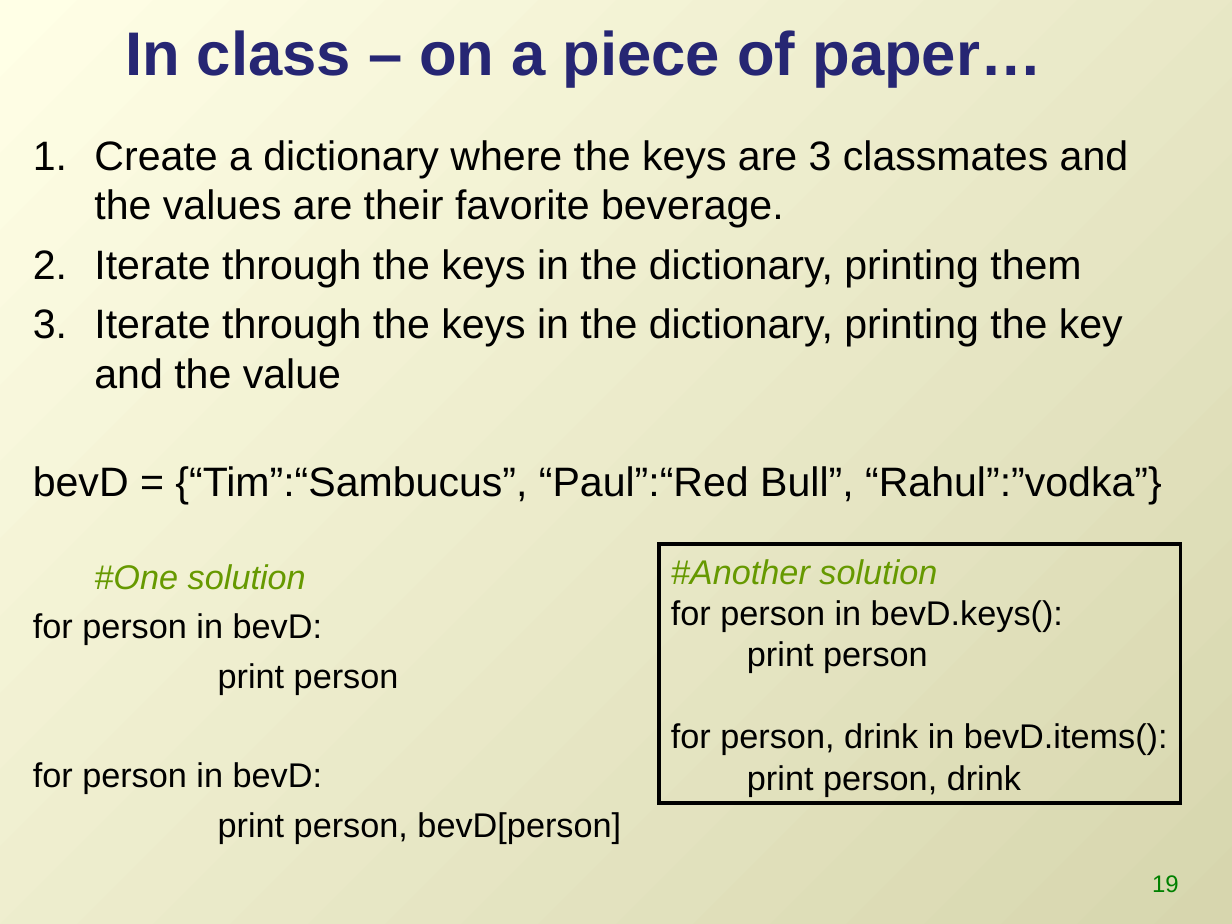
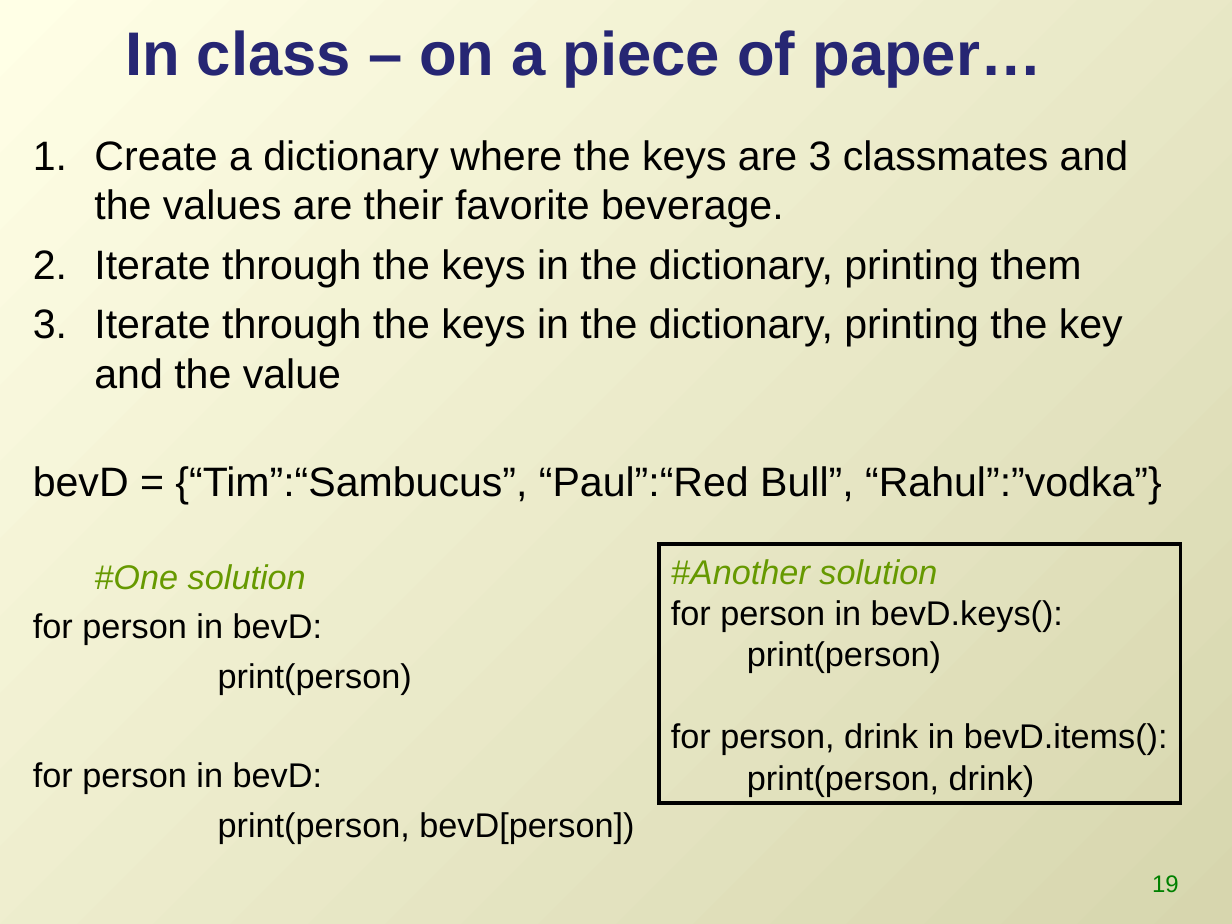
Before and after one commit to lgtateos/gis540, a slide deck: slide 19 of slides/dictionaries.ppt. Drawn at 1232x924 pixels with LibreOffice and Linux fonts; fonts in the diff are those of the drawing. Boxes give left, top, right and bottom in pixels: in the first picture for what was removed or moved away, otherwise in the second. Text is boxed around its words. In the diff, an @@ line names an element or a change of style, - is before the commit and + after.

```diff
--- a/slides/dictionaries.ppt
+++ b/slides/dictionaries.ppt
@@ text in rectangle at (747, 641, 941, 673): text changed @@
-print person
+print(person)
@@ text at (218, 663, 412, 694): text changed @@
-print person
+print(person)
@@ text in rectangle at (747, 765, 1035, 796): text changed @@
-print person, drink
+print(person, drink)
@@ text at (218, 812, 634, 843): text changed @@
-print person, bevD[person]
+print(person, bevD[person])
```
Also in this commit, not shown: 5 other slides changed.
